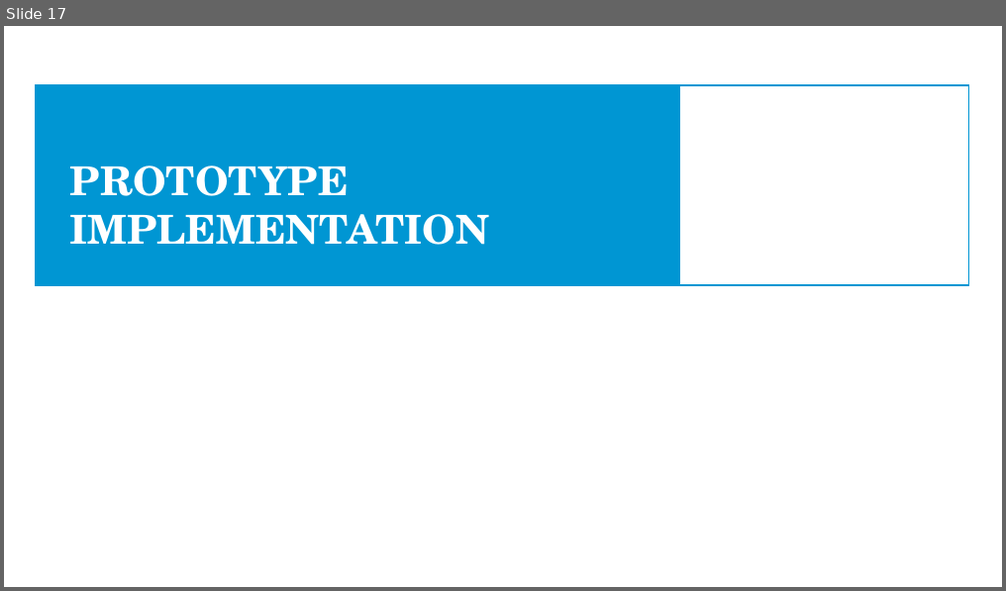
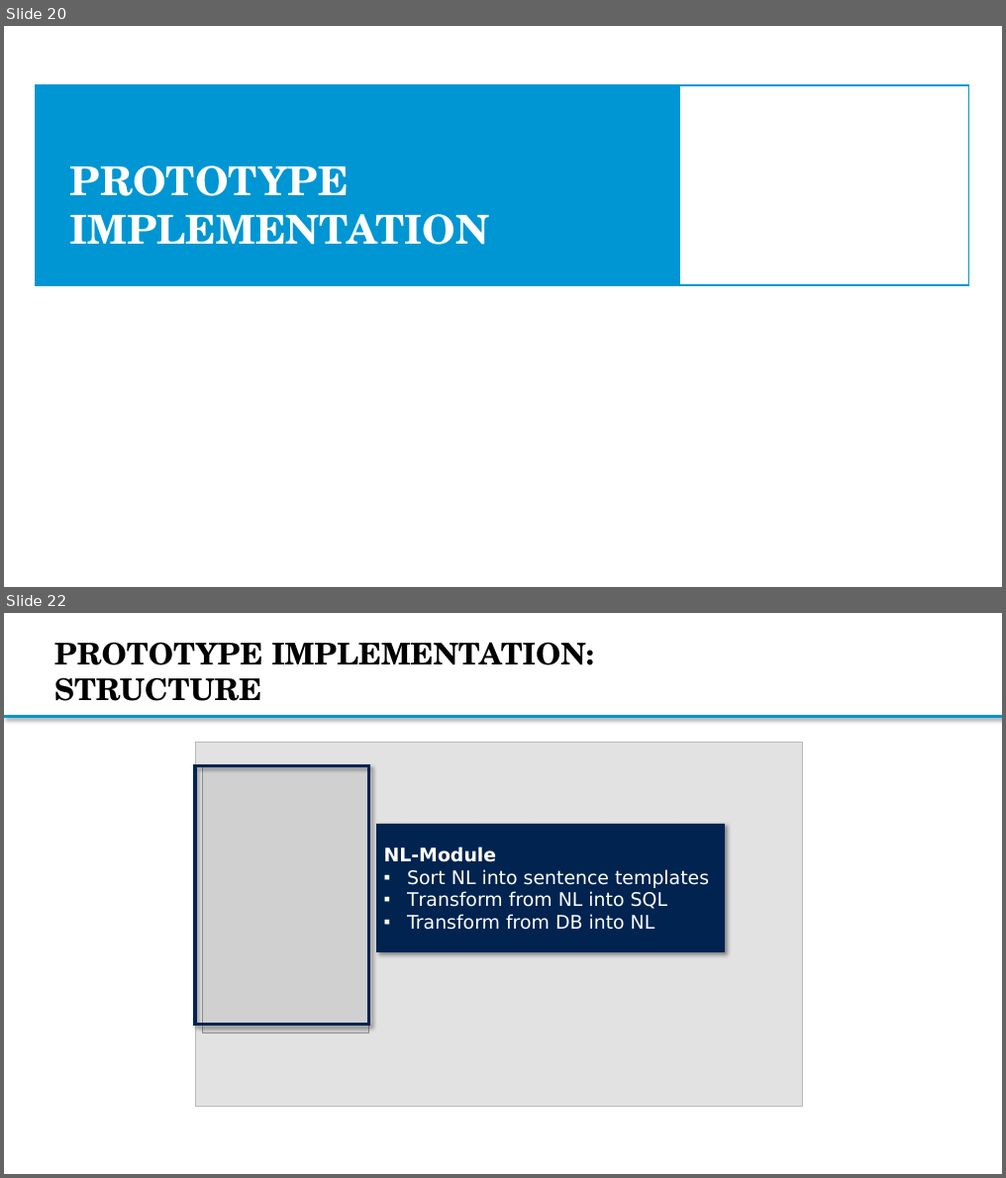
Before and after one commit to Bimi1804/BiT-ReNU, a slide deck: MasterThesis_Presentation2_MarkusBimassl.pptx. Shown one above the other, each under a label of ours: slide 17 before the commit, slides 20 and 22 after it; the slides between them are not shown. The pictures are 1006x591 and 1006x1178 pixels, drawn with LibreOffice and Linux fonts; fonts in the diff are those of the drawing; grey boxes stand for pictures; background and template pictures are left out. Boxes give left, top, right and bottom in pixels: in the first picture for what was removed or moved away, otherwise in the second. Text is boxed around its words. In the diff, an @@ line names an element or a change of style, - is before the commit and + after.

```diff
--- a/MasterThesis_Presentation2_MarkusBimassl.pptx
+++ b/MasterThesis_Presentation2_MarkusBimassl.pptx
@@ slide 22 added at bbox=[4, 613, 1002, 1174], background #FFFFFF @@
@@ title added at bbox=[54, 642, 594, 701], 28.8 pt, text #000000, bold @@
+PROTOTYPE IMPLEMENTATION: STRUCTURE
@@ rectangle added at bbox=[4, 716, 1002, 718], fill #0C94B7, outline #0096D3 1 pt @@
@@ group added at bbox=[169, 734, 837, 1117]: 3 rectangles, 2 pictures @@
+NL-Module
+▪ Sort NL into sentence templates
+▪ Transform from NL into SQL
+▪ Transform from DB into NL
@@ what was slide 17 is now slide 20 @@
```
Also in this commit, not shown: 7 slides changed, 14 other slides added.
